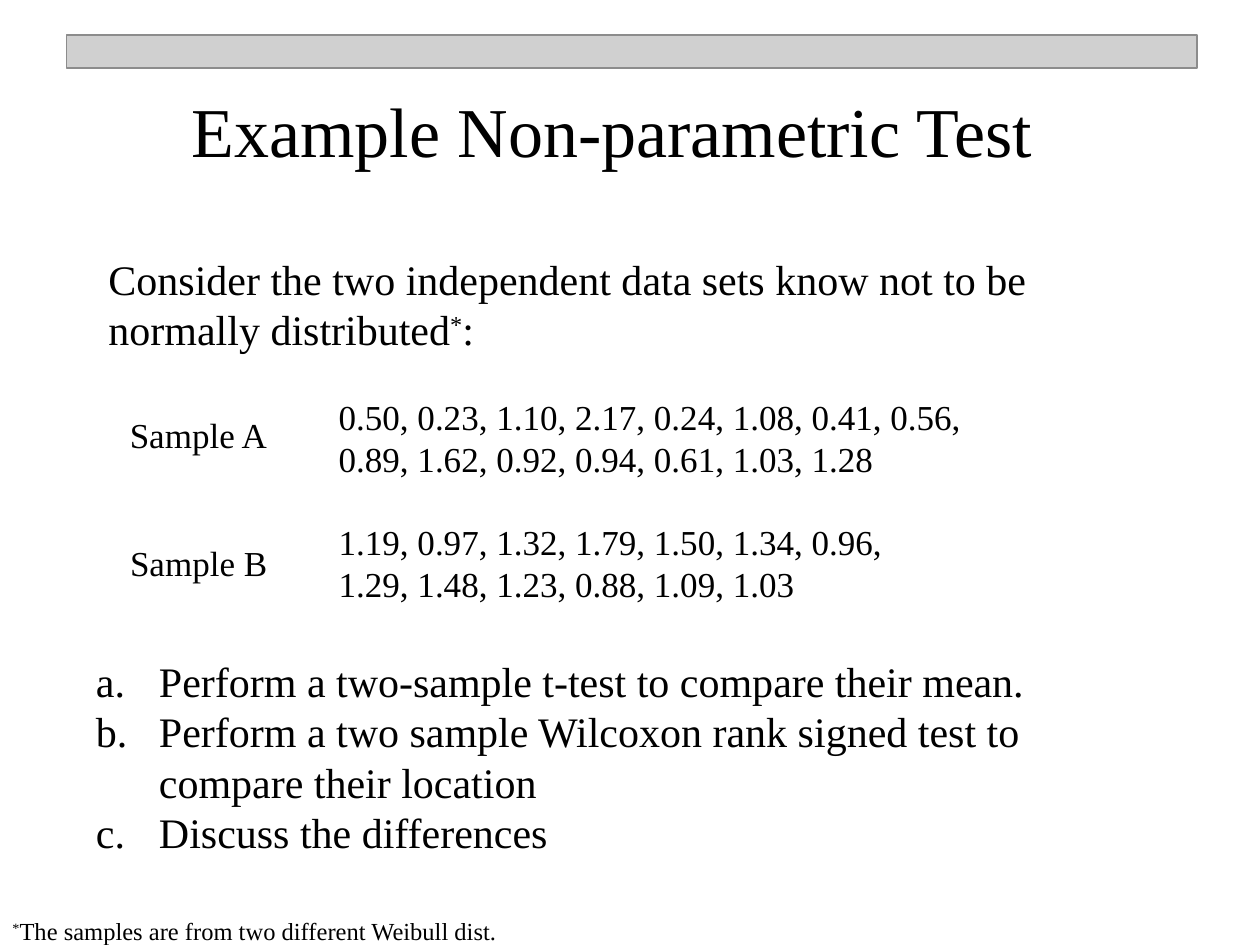
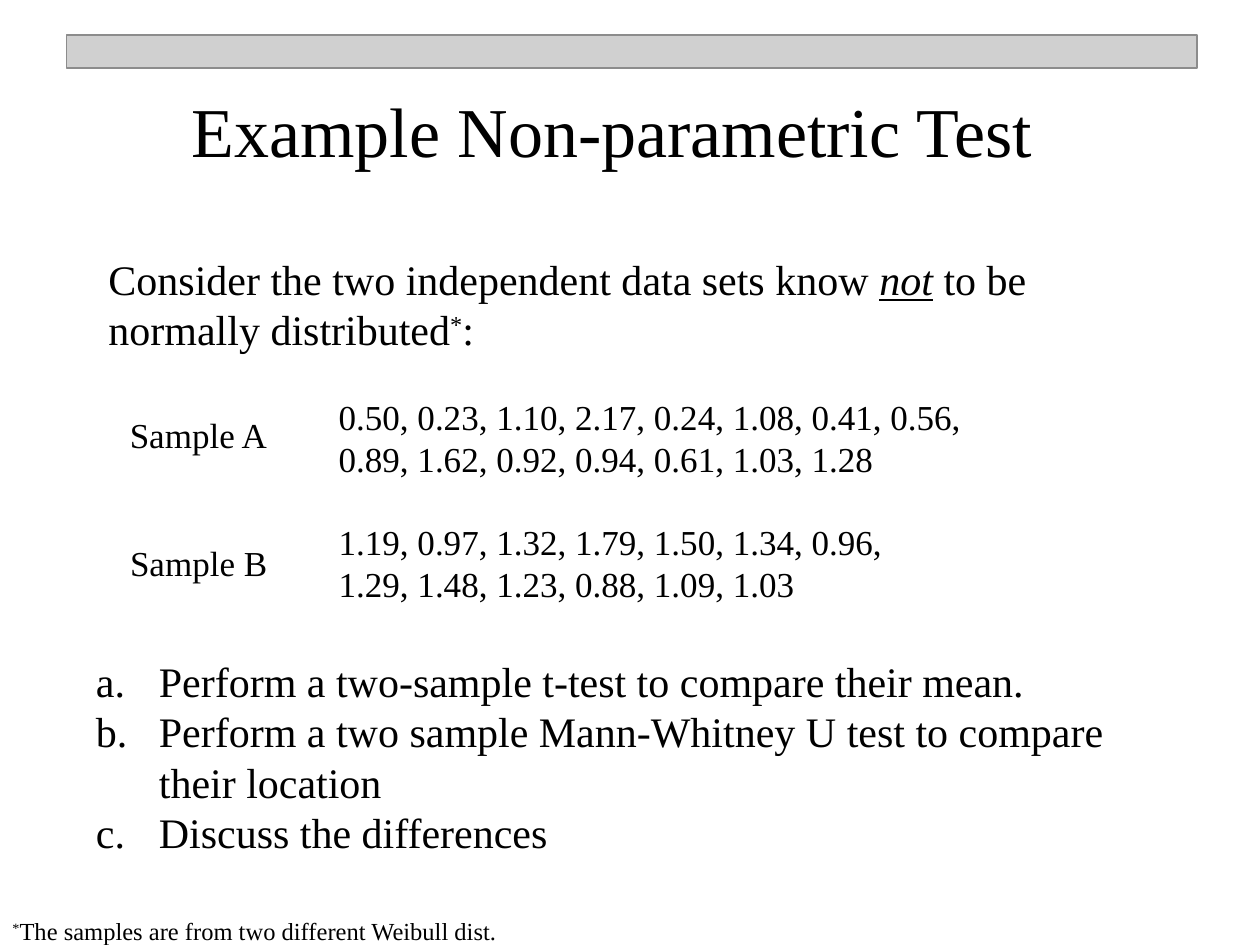
Before and after one commit to npetraco/709, a slide deck: slide 32 of Notes/7_one_and_two_sample_hypothesis_testing.pptx. Drawn at 1260x945 pixels with LibreOffice and Linux fonts; fonts in the diff are those of the drawing; grey boxes stand for pictures. Boxes give left, top, right and bottom in pixels: in the first picture for what was removed or moved away, otherwise in the second. Text is boxed around its words. In the diff, an @@ line names an element or a change of style, - is before the commit and + after.

```diff
--- a/Notes/7_one_and_two_sample_hypothesis_testing.pptx
+++ b/Notes/7_one_and_two_sample_hypothesis_testing.pptx
@@ text "Consider the two independent data ..." at [108, 266, 1027, 354]: italic on, underline on in "not" @@
@@ text at [159, 717, 1103, 799]: text changed @@
-b. Perform a two sample Wilcoxon rank signed test to compare their location
+b. Perform a two sample Mann-Whitney U test to compare their location
```
Also in this commit, not shown: 2 other slides changed.
